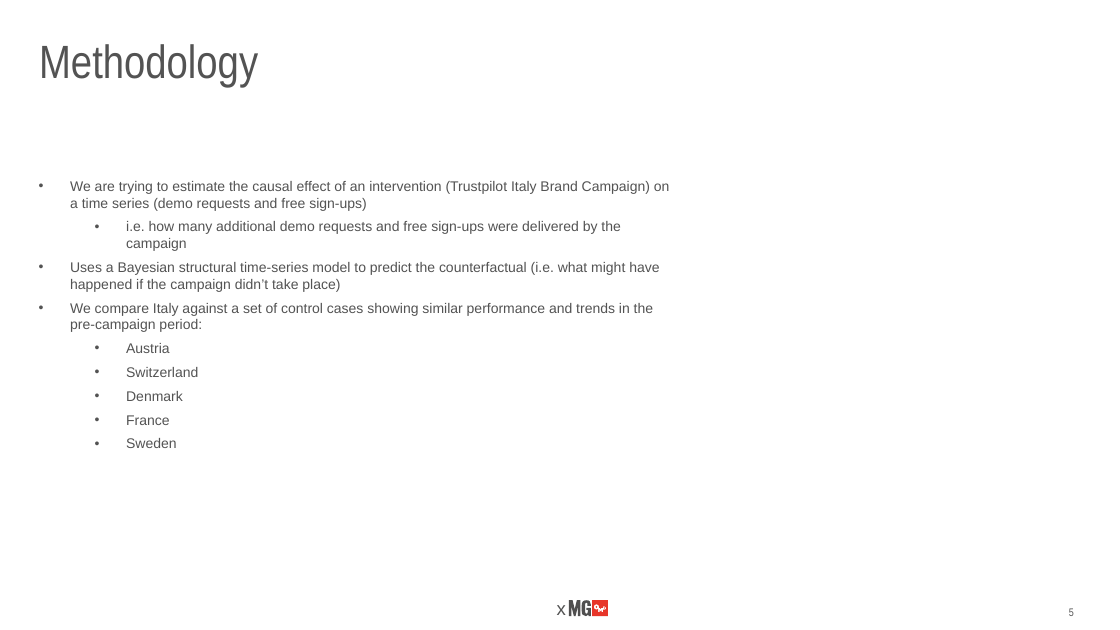
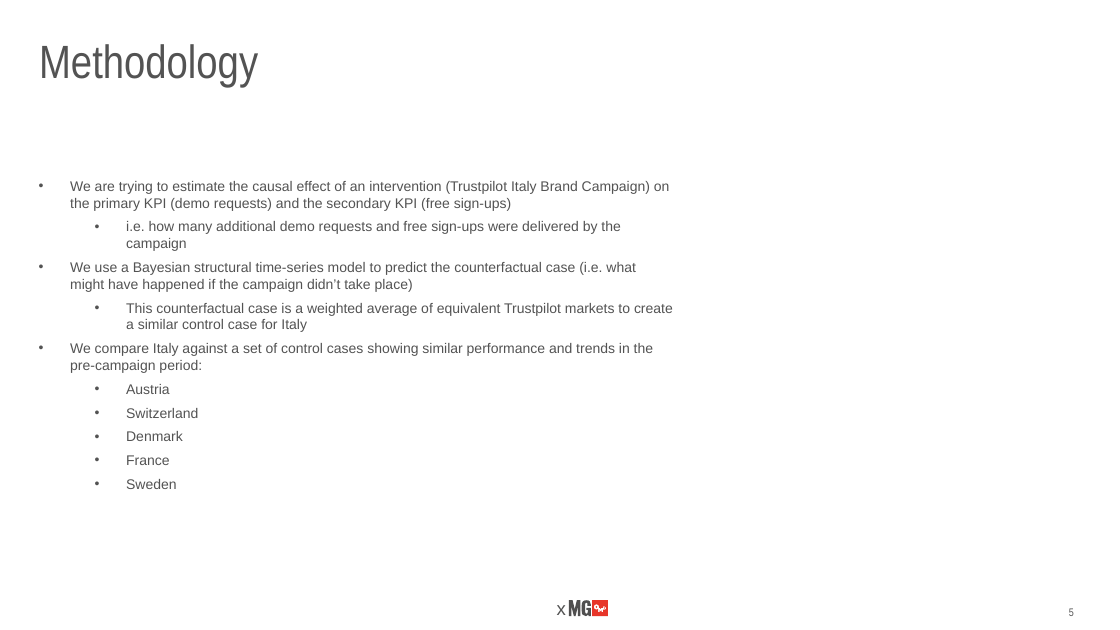
Before and after one commit to alphabetac/Causal-Impact-Analysis, a slide deck: slide 5 of 06.Results/Trustpilot Q4 2022 Campaign Causal Impact Analysis.pptx. Drawn at 1120x630 pixels with LibreOffice and Linux fonts; fonts in the diff are those of the drawing; background and template pictures are left out. Boxes give left, top, right and bottom in pixels: in the first picture for what was removed or moved away, otherwise in the second. Text is boxed around its words. In the diff, an @@ line names an element or a change of style, - is before the commit and + after.

```diff
--- a/06.Results/Trustpilot Q4 2022 Campaign Causal Impact Analysis.pptx
+++ b/06.Results/Trustpilot Q4 2022 Campaign Causal Impact Analysis.pptx
@@ text at (70,181,670,211): text changed @@
-• We are trying to estimate the causal effect of an intervention (Trustpilot Italy Brand Campaign) on a time series (demo requests and free sign-ups)
+• We are trying to estimate the causal effect of an intervention (Trustpilot Italy Brand Campaign) on the primary KPI (demo requests) and the secondary KPI (free sign-ups)
@@ text at (70,262,673,332): text changed @@
-• Uses a Bayesian structural time-series model to predict the counterfactual (i.e. what might have happened if the campaign didn’t take place)
+• We use a Bayesian structural time-series model to predict the counterfactual case (i.e. what might have happened if the campaign didn’t take place)
+  • This counterfactual case is a weighted average of equivalent Trustpilot markets to create a similar control case for Italy
```
Also in this commit, not shown: 2 other slides changed, 2 slides added.
